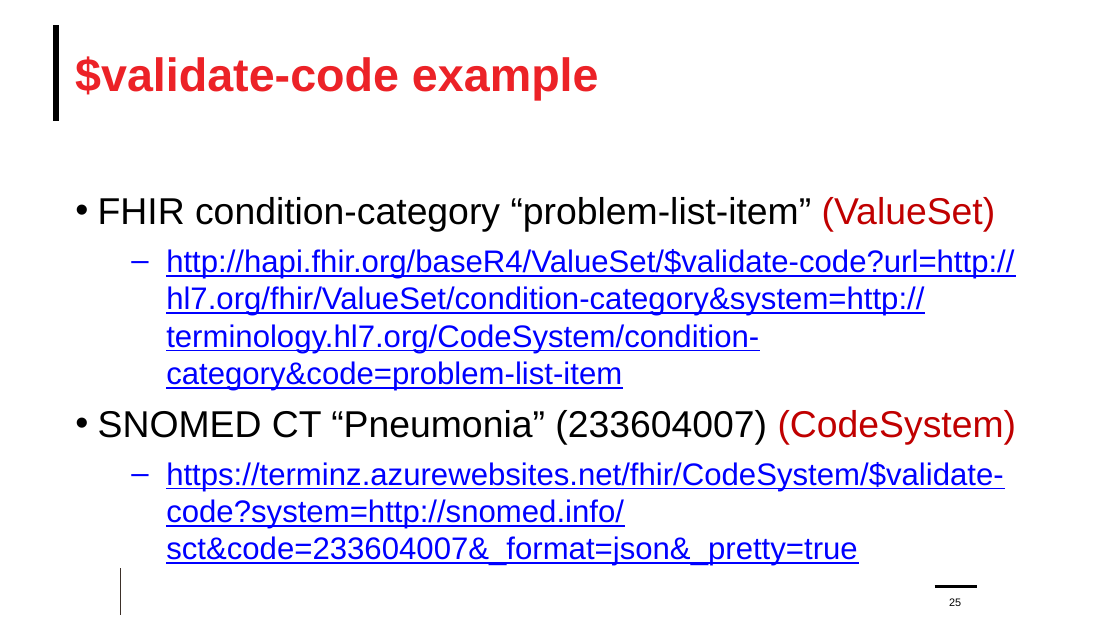
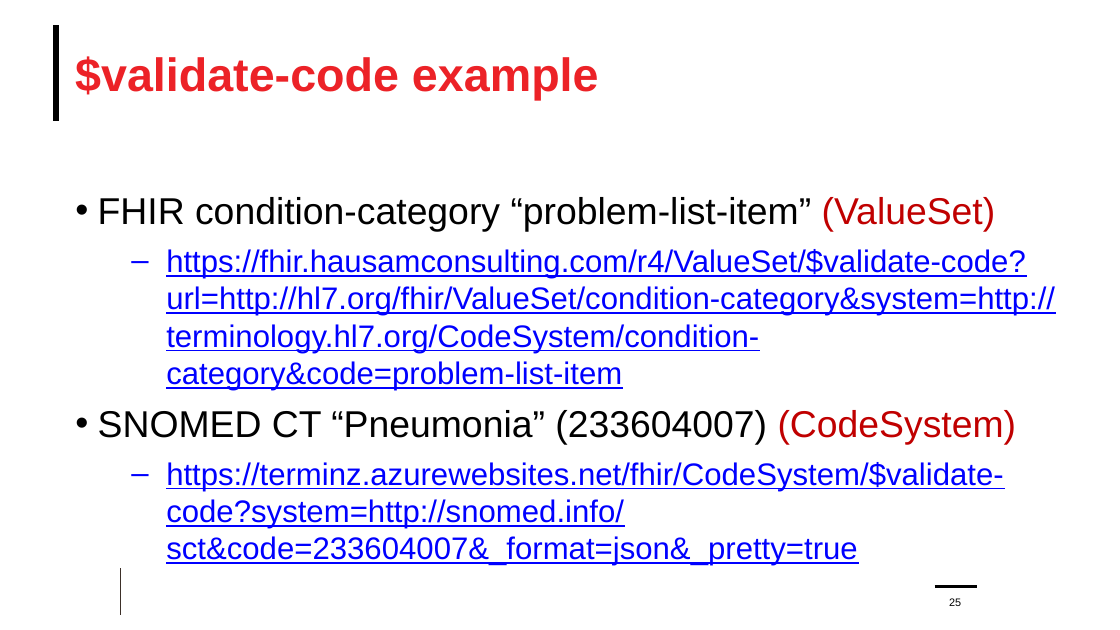
Before and after one commit to FHIR/documents, a slide deck: slide 25 of presentations/2021-11 Webinars/HL7 FHIR Terminology/FHIR-Terminology-Part-2-2021-12-01.pptx. Drawn at 1120x630 pixels with LibreOffice and Linux fonts; fonts in the diff are those of the drawing; background and template pictures are left out. Boxes give left, top, right and bottom in pixels: in the first picture for what was removed or moved away, otherwise in the second. Text is boxed around its words. In the diff, an @@ line names an element or a change of style, - is before the commit and + after.

```diff
--- a/presentations/2021-11 Webinars/HL7 FHIR Terminology/FHIR-Terminology-Part-2-2021-12-01.pptx
+++ b/presentations/2021-11 Webinars/HL7 FHIR Terminology/FHIR-Terminology-Part-2-2021-12-01.pptx
@@ text at box(166, 249, 1055, 390): text changed @@
-  – http://hapi.fhir.org/baseR4/ValueSet/$validate-code?url=http://hl7.org/fhir/ValueSet/condition-category&system=http://terminology.hl7.org/CodeSystem/condition-category&code=problem-list-item
+  – https://fhir.hausamconsulting.com/r4/ValueSet/$validate-code?url=http://hl7.org/fhir/ValueSet/condition-category&system=http://terminology.hl7.org/CodeSystem/condition-category&code=problem-list-item
```
Also in this commit, not shown: 13 other slides changed, 7 slides added, 2 slides removed.
